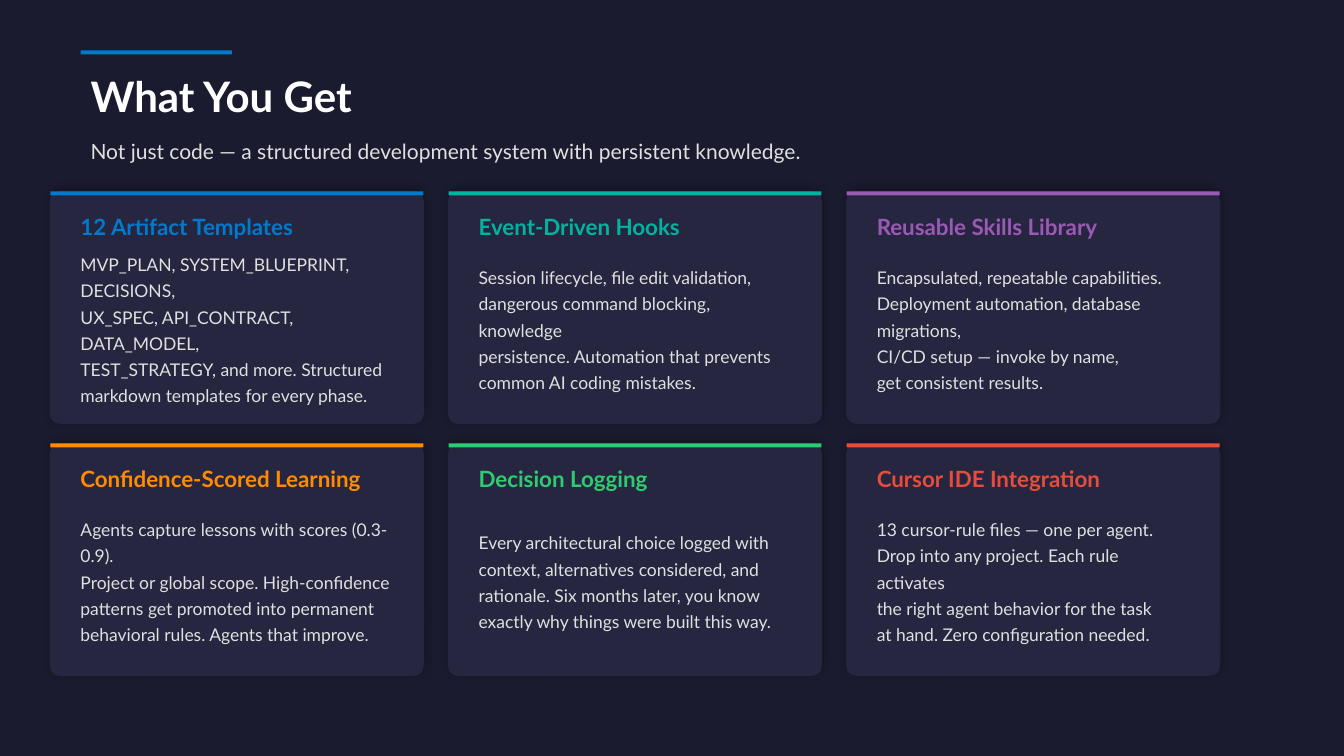
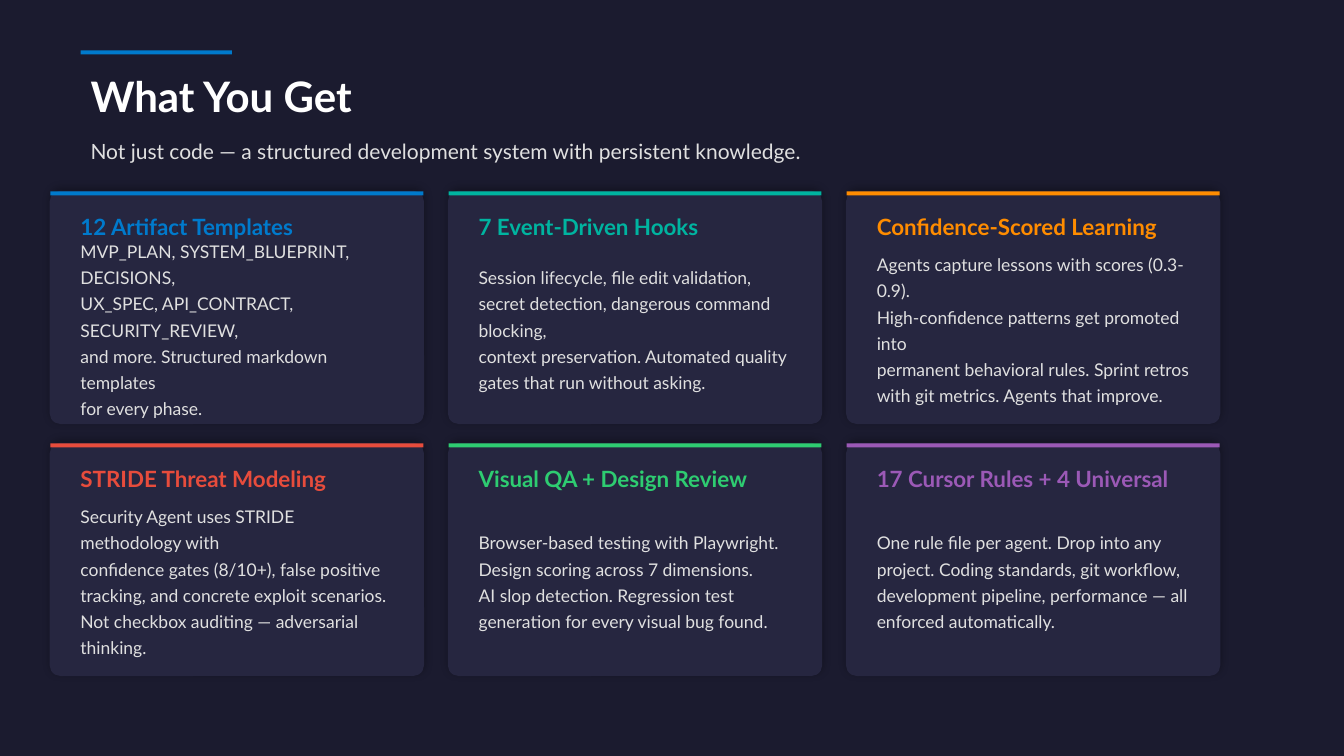
Before and after one commit to vijaykulkarni-qae/vijaykulkarni-qae, a slide deck: slide 6 of multi-agent-development-framework/MADF_Framework.pptx. Drawn at 1344x756 pixels with LibreOffice and Linux fonts; fonts in the diff are those of the drawing. Boxes give left, top, right and bottom in pixels: in the first picture for what was removed or moved away, otherwise in the second. Text is boxed around its words. In the diff, an @@ line names an element or a change of style, - is before the commit and + after.

```diff
--- a/multi-agent-development-framework/MADF_Framework.pptx
+++ b/multi-agent-development-framework/MADF_Framework.pptx
@@ rectangle at [847,192,1220,196]: fill #9B59B6 to #FF8C00 @@
@@ text at [479,218,698,235]: text changed @@
-Event-Driven Hooks
+7 Event-Driven Hooks
@@ text at [877,218,1156,239]: text changed; text colour #9B59B6 to #FF8C00 @@
-Reusable Skills Library
+Confidence-Scored Learning
@@ text at [877,257,1189,405]: text changed @@
-Encapsulated, repeatable capabilities.
-Deployment automation, database migrations,
-CI/CD setup — invoke by name,
-get consistent results.
+Agents capture lessons with scores (0.3-0.9).
+High-confidence patterns get promoted into
+permanent behavioral rules. Sprint retros
+with git metrics. Agents that improve.
@@ text at [80,297,327,418]: text changed @@
-UX_SPEC, API_CONTRACT, DATA_MODEL,
-TEST_STRATEGY, and more. Structured
-markdown templates for every phase.
+UX_SPEC, API_CONTRACT, SECURITY_REVIEW,
+and more. Structured markdown templates
+for every phase.
@@ text at [479,297,787,392]: text changed @@
-dangerous command blocking, knowledge
-persistence. Automation that prevents
-common AI coding mistakes.
+secret detection, dangerous command blocking,
+context preservation. Automated quality
+gates that run without asking.
@@ rectangle at [50,444,423,448]: fill #FF8C00 to #E74C3C @@
@@ rectangle at [847,444,1220,448]: fill #E74C3C to #9B59B6 @@
@@ text at [80,470,326,491]: text changed; text colour #FF8C00 to #E74C3C @@
-Confidence-Scored Learning
+STRIDE Threat Modeling
@@ text at [479,470,747,491]: text changed @@
-Decision Logging
+Visual QA + Design Review
@@ text at [877,470,1168,487]: text changed; text colour #E74C3C to #9B59B6 @@
-Cursor IDE Integration
+17 Cursor Rules + 4 Universal
@@ text at [80,510,387,657]: text changed @@
-Agents capture lessons with scores (0.3-0.9).
-Project or global scope. High-confidence
-patterns get promoted into permanent
-behavioral rules. Agents that improve.
+Security Agent uses STRIDE methodology with
+confidence gates (8/10+), false positive
+tracking, and concrete exploit scenarios.
+Not checkbox auditing — adversarial thinking.
@@ text at [479,536,778,631]: text changed @@
-Every architectural choice logged with
-context, alternatives considered, and
-rationale. Six months later, you know
-exactly why things were built this way.
+Browser-based testing with Playwright.
+Design scoring across 7 dimensions.
+AI slop detection. Regression test
+generation for every visual bug found.
@@ text at [877,536,1188,631]: text changed @@
-13 cursor-rule files — one per agent.
-Drop into any project. Each rule activates
-the right agent behavior for the task
-at hand. Zero configuration needed.
+One rule file per agent. Drop into any
+project. Coding standards, git workflow,
+development pipeline, performance — all
+enforced automatically.
```
Also in this commit, not shown: 3 other slides changed, 3 slides added, 2 slides removed, 2 other files.
